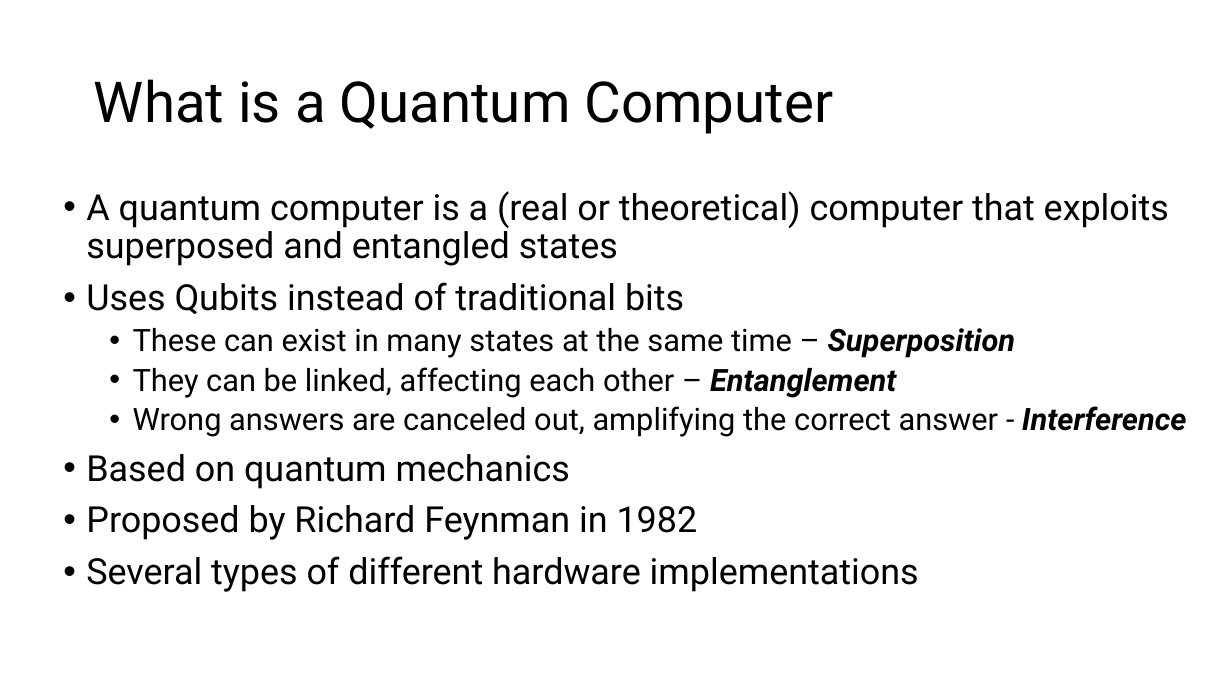
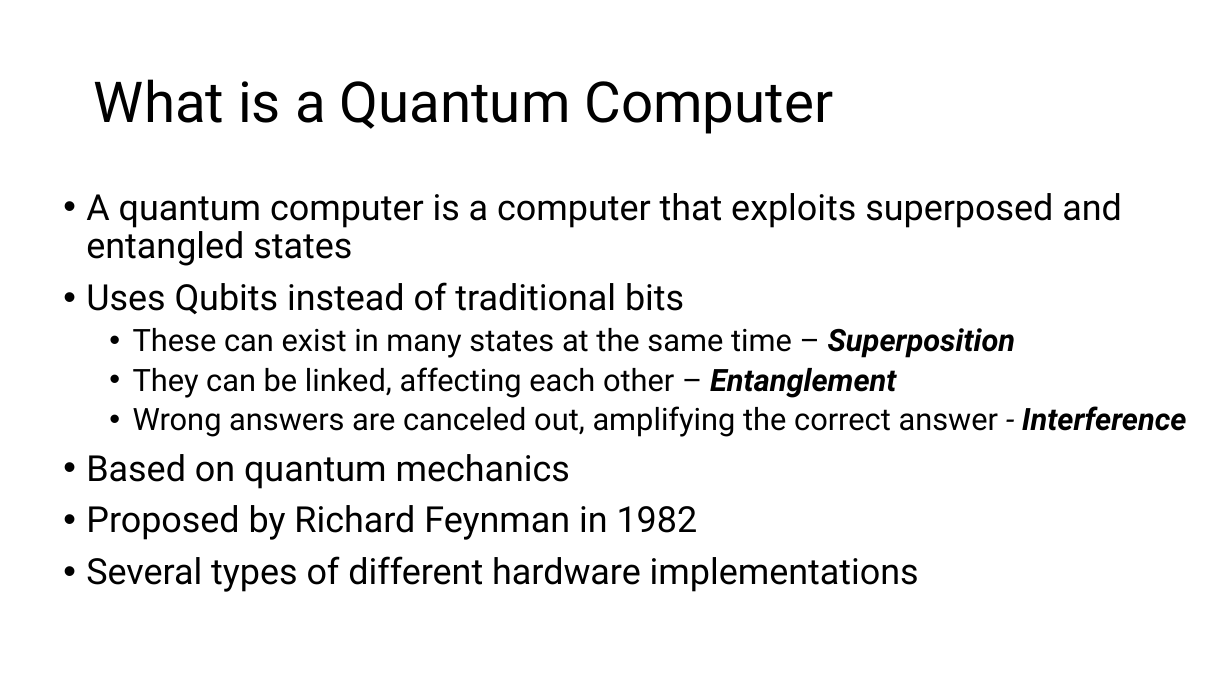
Before and after one commit to aebergl/Presentations, a slide deck: slide 4 of QuantumComputing.pptx. Drawn at 1232x693 pixels with LibreOffice and Linux fonts; fonts in the diff are those of the drawing. Boxes give left, top, right and bottom in pixels: in the first picture for what was removed or moved away, otherwise in the second. Text is boxed around its words. In the diff, an @@ line names an element or a change of style, - is before the commit and + after.

```diff
--- a/QuantumComputing.pptx
+++ b/QuantumComputing.pptx
@@ text at (86, 193, 1122, 266): text changed @@
-• A quantum computer is a (real or theoretical) computer that exploits superposed and entangled states
+• A quantum computer is a computer that exploits superposed and entangled states
```
Also in this commit, not shown: 5 other slides changed, 10 slides added, 4 slides removed, 1 other file.
